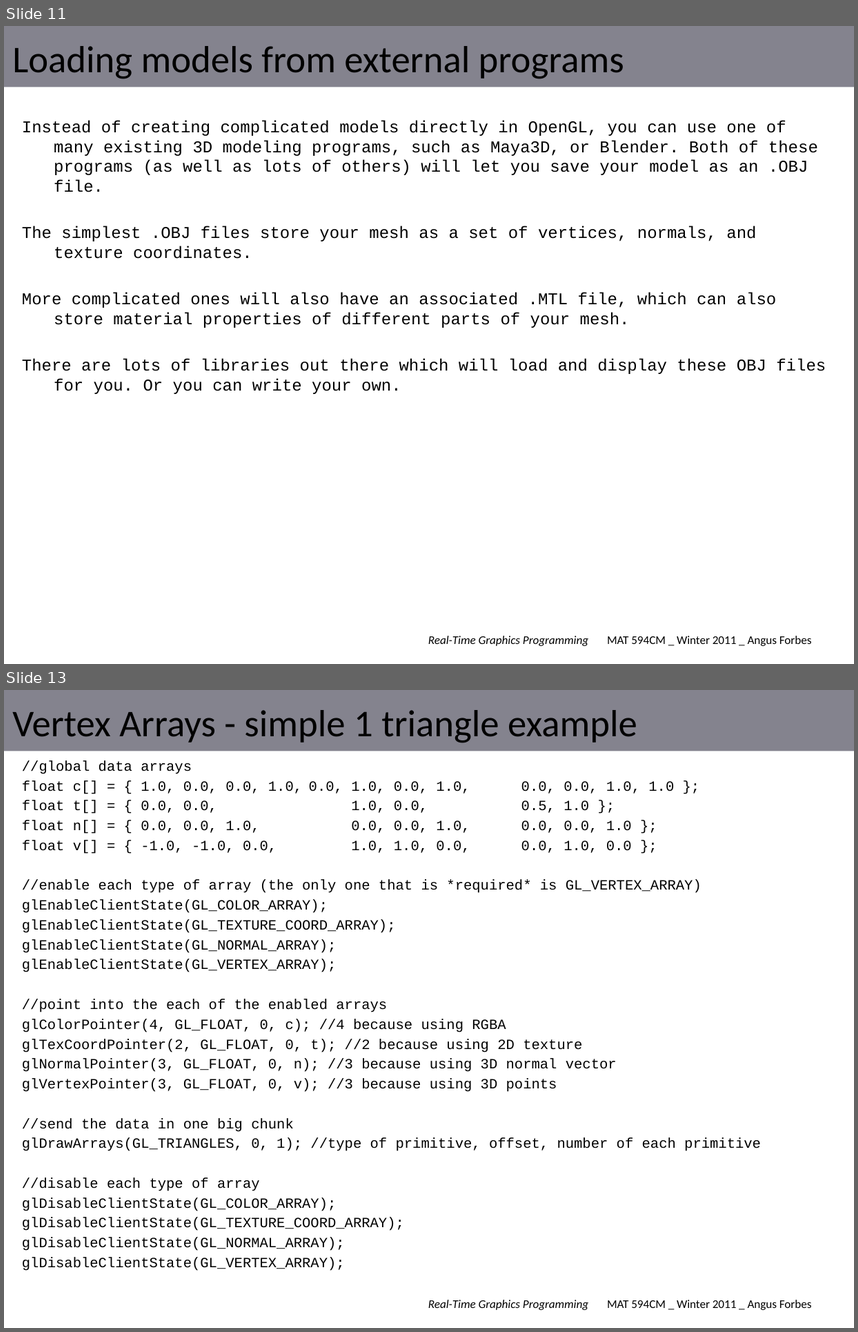
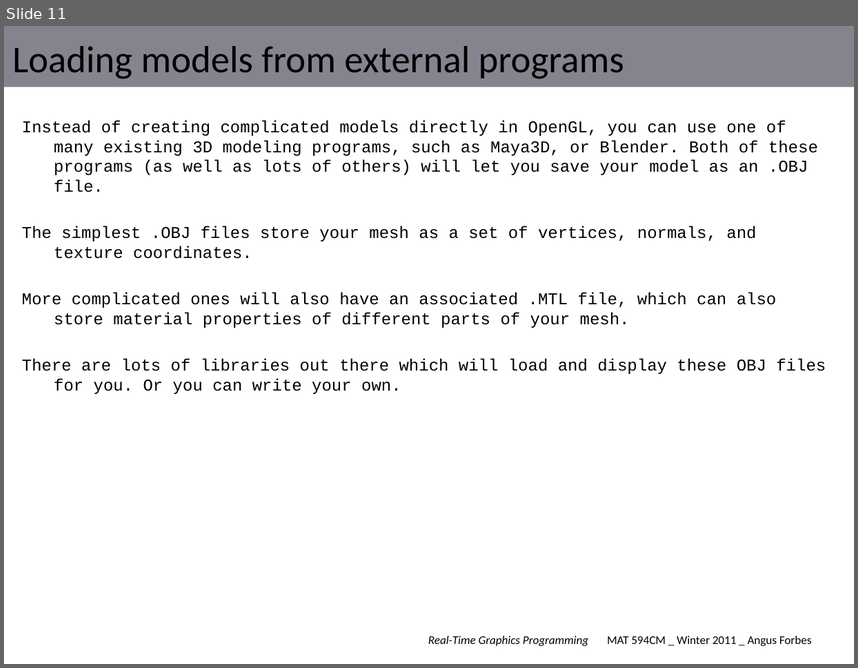
Before and after one commit to angusforbes/mat594cm, a slide deck: slides/week2.pptx. Shown one above the other, each under a label of ours: slides 11 and 13 before the commit, slide 11 after it; the slides between them are not shown. The pictures are 858x1332 and 858x668 pixels, drawn with LibreOffice and Linux fonts; fonts in the diff are those of the drawing. Boxes give left, top, right and bottom in pixels: in the first picture for what was removed or moved away, otherwise in the second. Text is boxed around its words. In the diff, an @@ line names an element or a change of style, - is before the commit and + after.

```diff
--- a/slides/week2.pptx
+++ b/slides/week2.pptx
@@ slide 13 removed at [4, 690, 854, 1328], background #FFFFFF; not listed: 2 template elements that a slide beside it also shows @@
@@ title removed at [12, 710, 637, 743] @@
-Vertex Arrays - simple 1 triangle example
@@ text removed at [22, 760, 761, 1270] @@
-//global data arrays
-float c[] = { 1.0, 0.0, 0.0, 1.0, 0.0, 1.0, 0.0, 1.0, 0.0, 0.0, 1.0, 1.0 };
-float t[] = { 0.0, 0.0, 1.0, 0.0, 0.5, 1.0 };
-float n[] = { 0.0, 0.0, 1.0, 0.0, 0.0, 1.0, 0.0, 0.0, 1.0 };
-float v[] = { -1.0, -1.0, 0.0, 1.0, 1.0, 0.0, 0.0, 1.0, 0.0 };
-//enable each type of array (the only one that is *required* is GL_VERTEX_ARRAY)
-glEnableClientState(GL_COLOR_ARRAY);
-glEnableClientState(GL_TEXTURE_COORD_ARRAY);
-glEnableClientState(GL_NORMAL_ARRAY);
-glEnableClientState(GL_VERTEX_ARRAY);
-//point into the each of the enabled arrays
-glColorPointer(4, GL_FLOAT, 0, c); //4 because using RGBA
-glTexCoordPointer(2, GL_FLOAT, 0, t); //2 because using 2D texture
-glNormalPointer(3, GL_FLOAT, 0, n); //3 because using 3D normal vector
-glVertexPointer(3, GL_FLOAT, 0, v); //3 because using 3D points
-//send the data in one big chunk
-glDrawArrays(GL_TRIANGLES, 0, 1); //type of primitive, offset, number of each primitive
-//disable each type of array
-glDisableClientState(GL_COLOR_ARRAY);
-glDisableClientState(GL_TEXTURE_COORD_ARRAY);
-glDisableClientState(GL_NORMAL_ARRAY);
-glDisableClientState(GL_VERTEX_ARRAY);
```
Also in this commit, not shown: 1 slide changed, 3 other slides removed, 7 other files.
